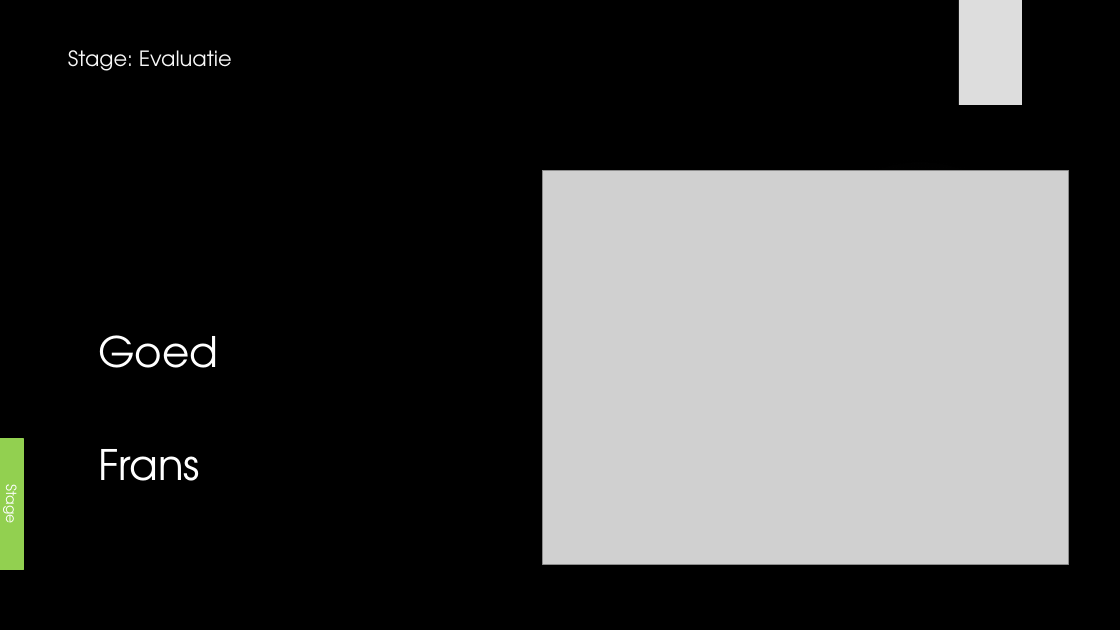
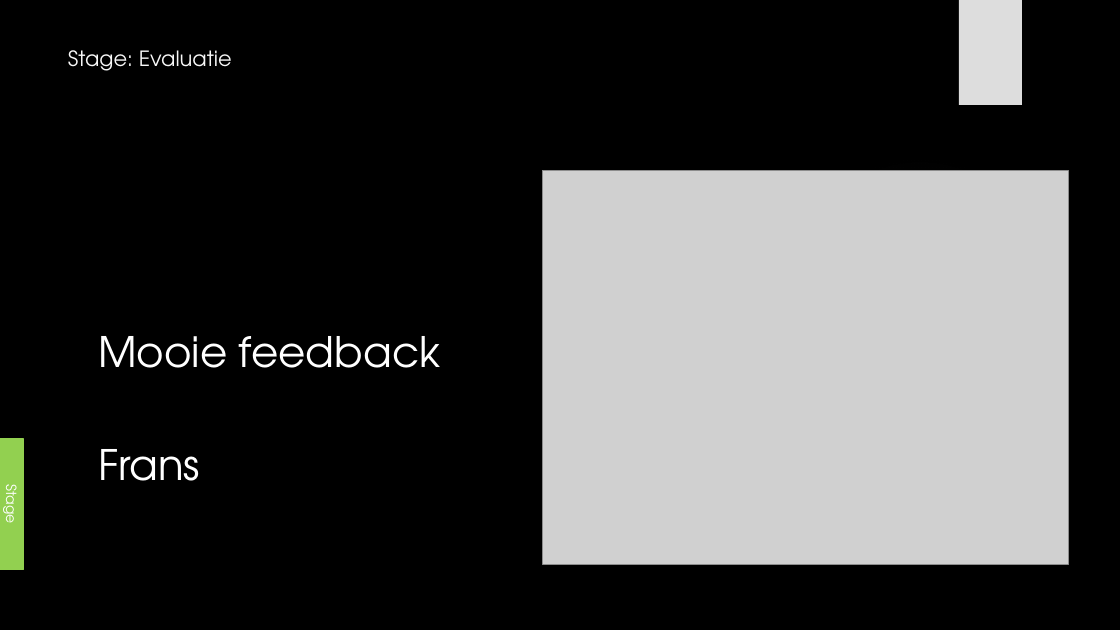
Before and after one commit to its-3ncrypt/Led_Cube_arduino, a slide deck: slide 19 of _Administratie/Presentatie GIP.pptx. Drawn at 1120x630 pixels with LibreOffice and Linux fonts; fonts in the diff are those of the drawing; grey boxes stand for pictures; background and template pictures are left out. Boxes give left, top, right and bottom in pixels: in the first picture for what was removed or moved away, otherwise in the second. Text is boxed around its words. In the diff, an @@ line names an element or a change of style, - is before the commit and + after.

```diff
--- a/_Administratie/Presentatie GIP.pptx
+++ b/_Administratie/Presentatie GIP.pptx
@@ text at (98,336,440,368): text changed @@
-Goed
+Mooie feedback
```
Also in this commit, not shown: 7 other slides changed, 1 other file.
